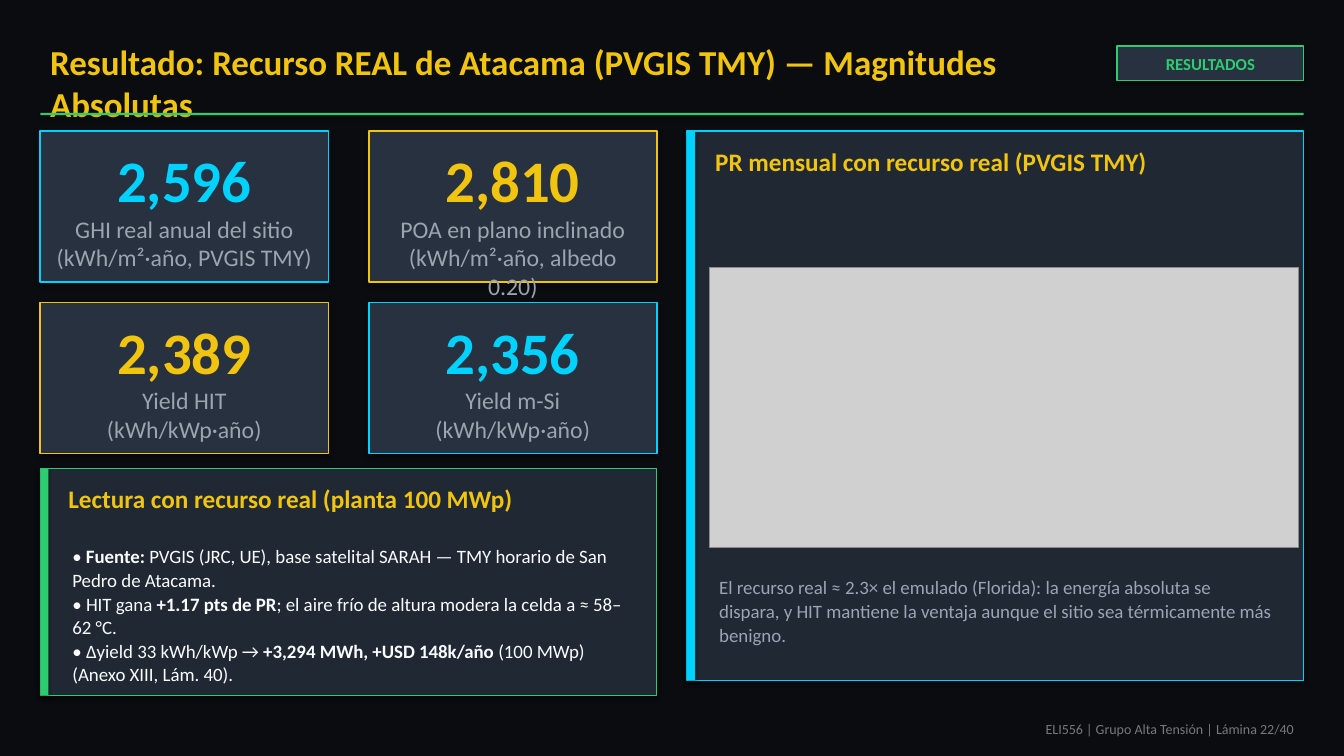
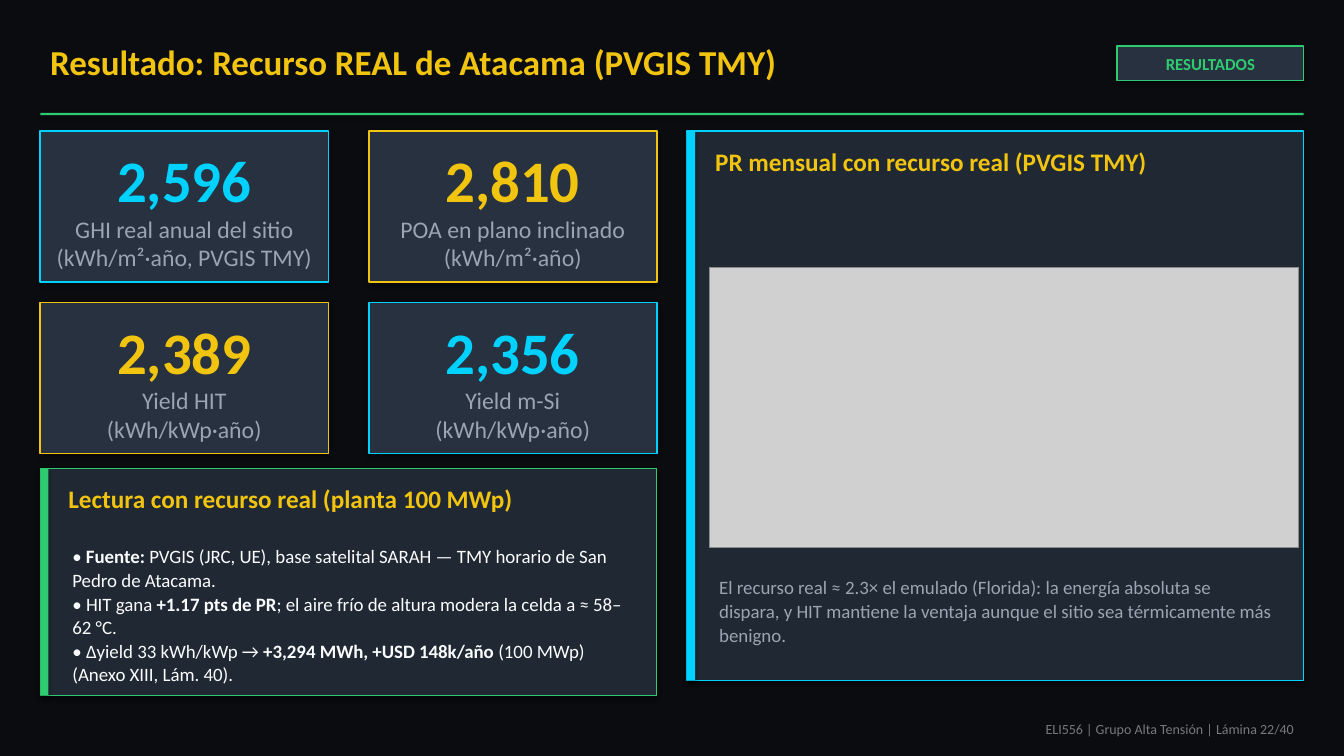
Before and after one commit to theChosen16/t2-paneles, a slide deck: slide 22 of output/Presentacion_Final_ELI556_Atacama_POA_Tarea2_revisado.pptx. Drawn at 1344x756 pixels with LibreOffice and Linux fonts; fonts in the diff are those of the drawing; grey boxes stand for pictures. Boxes give left, top, right and bottom in pixels: in the first picture for what was removed or moved away, otherwise in the second. Text is boxed around its words. In the diff, an @@ line names an element or a change of style, - is before the commit and + after.

```diff
--- a/output/Presentacion_Final_ELI556_Atacama_POA_Tarea2_revisado.pptx
+++ b/output/Presentacion_Final_ELI556_Atacama_POA_Tarea2_revisado.pptx
@@ text at [50,49,776,80]: text changed @@
-Resultado: Recurso REAL de Atacama (PVGIS TMY) — Magnitudes Absolutas
+Resultado: Recurso REAL de Atacama (PVGIS TMY)
@@ text at [444,248,582,269]: text changed @@
-(kWh/m²·año, albedo 0.20)
+(kWh/m²·año)
```
Also in this commit, not shown: 5 other slides changed, 1 other file.
